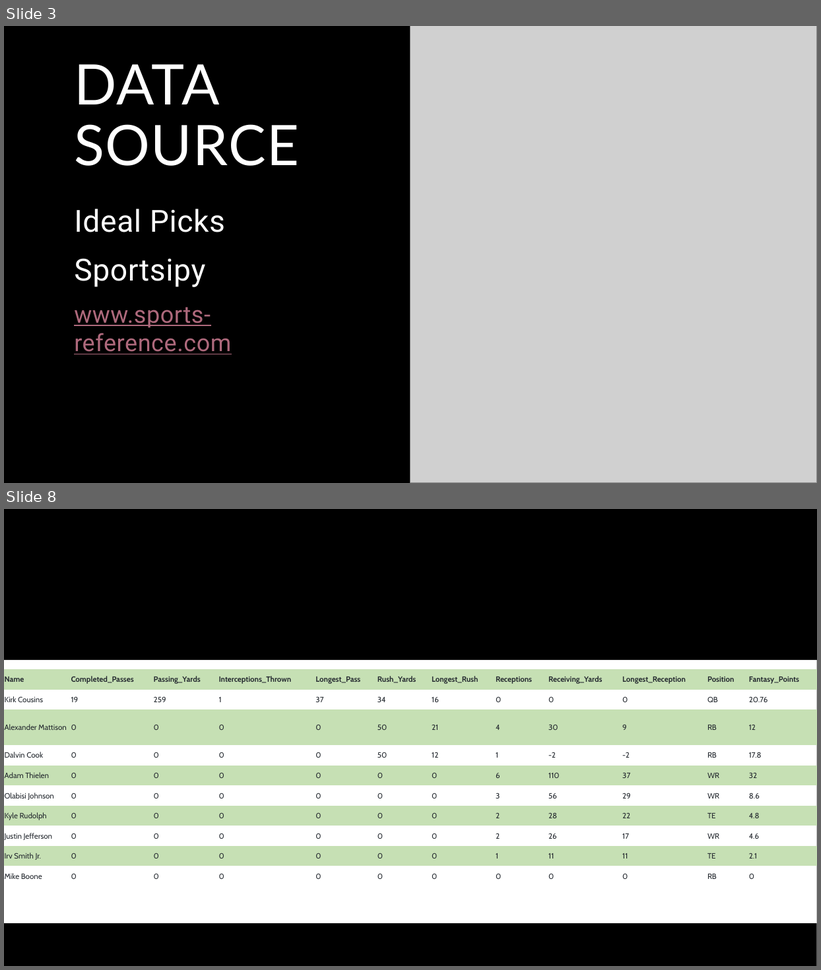
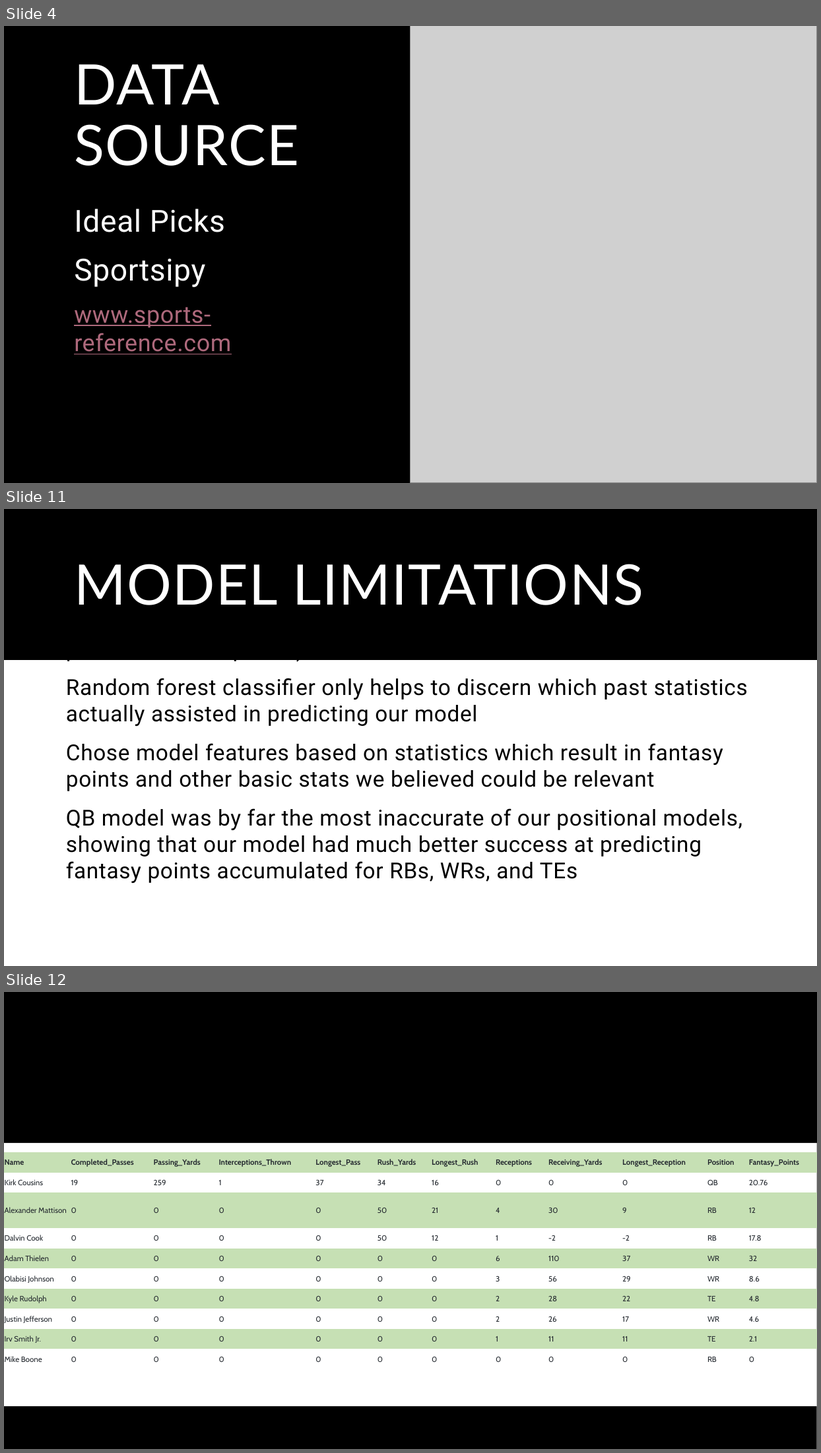
Before and after one commit to sbull32/team_cautious_waffle, a slide deck: Resources/Final.Presentation.pptx. Shown one above the other, each under a label of ours: slides 3 and 8 before the commit, slides 4, 11 and 12 after it; the slides between them are not shown. The pictures are 821x970 and 821x1453 pixels, drawn with LibreOffice and Linux fonts; fonts in the diff are those of the drawing; grey boxes stand for pictures. Boxes give left, top, right and bottom in pixels: in the first picture for what was removed or moved away, otherwise in the second. Text is boxed around its words. In the diff, an @@ line names an element or a change of style, - is before the commit and + after.

```diff
--- a/Resources/Final.Presentation.pptx
+++ b/Resources/Final.Presentation.pptx
@@ slide 11 added at box(4, 509, 817, 966), background #FFFFFF; not listed: 1 template element that a slide beside it also shows @@
@@ title added at box(74, 564, 644, 605), 66 pt, text #FFFFFF @@
+MODEL LIMITATIONS
@@ text added at box(66, 660, 748, 883), 26 pt, text #000000 @@
+Limited to accuracy scores for linear regression models (predicted points vs actual points)
+Random forest classifier only helps to discern which past statistics actually assisted in predicting our model
+Chose model features based on statistics which result in fantasy points and other basic stats we believed could be relevant
+QB model was by far the most inaccurate of our positional models, showing that our model had much better success at predicting fantasy points accumulated for RBs, WRs, and TEs
@@ what was slide 3 is now slide 4 @@
@@ what was slide 8 is now slide 12 @@
```
Also in this commit, not shown: 1 slide changed, 13 other slides added, 7 slides removed.
